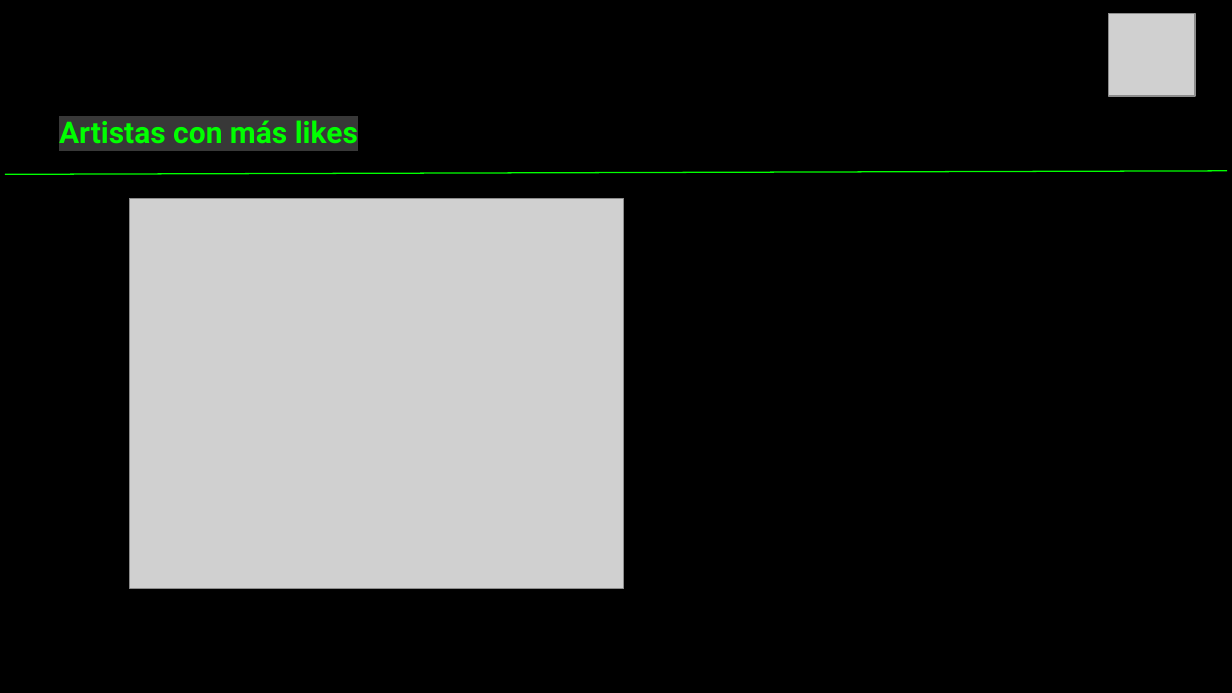
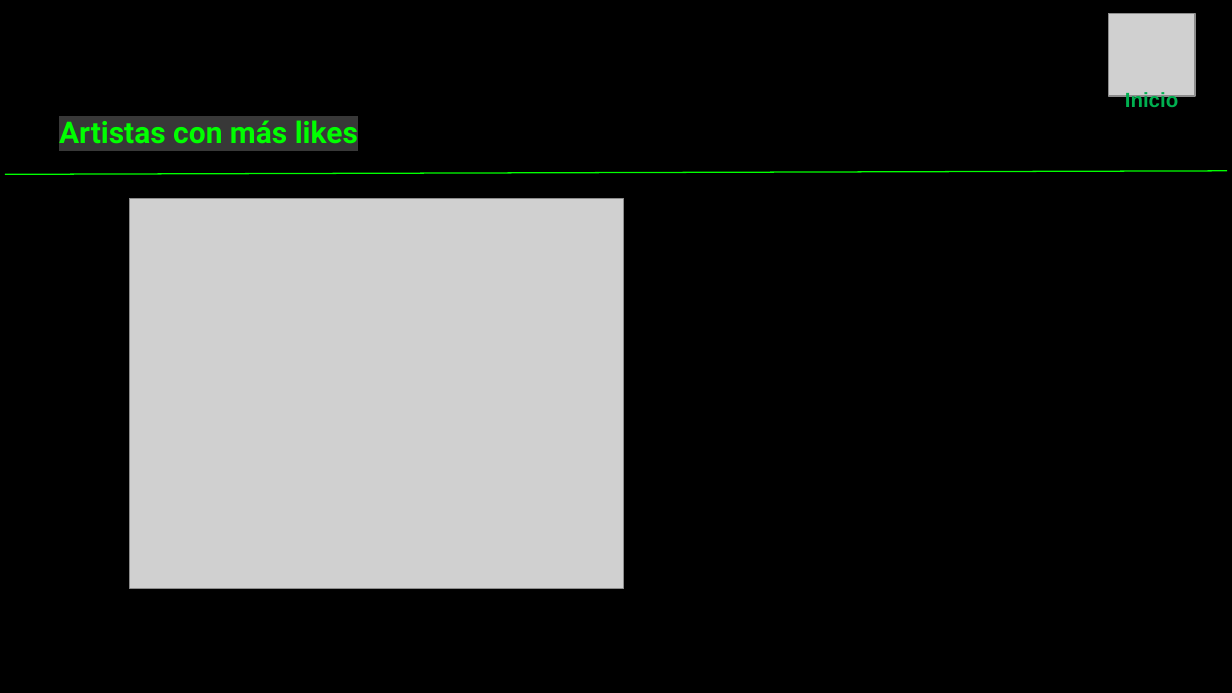
Before and after one commit to AyeSL/Spotify.DataScience, a slide deck: slide 7 of Spotify. Trab Sanchez Luayza.pptx. Drawn at 1232x693 pixels with LibreOffice and Linux fonts; fonts in the diff are those of the drawing; grey boxes stand for pictures. Boxes give left, top, right and bottom in pixels: in the first picture for what was removed or moved away, otherwise in the second. Text is boxed around its words. In the diff, an @@ line names an element or a change of style, - is before the commit and + after.

```diff
--- a/Spotify. Trab Sanchez Luayza.pptx
+++ b/Spotify. Trab Sanchez Luayza.pptx
@@ text added at <box>1125,91,1178,112</box>, 12 pt, text #00B050, bold @@
+Inicio
```
Also in this commit, not shown: 7 other slides changed, 1 slide added, 1 slide removed.
